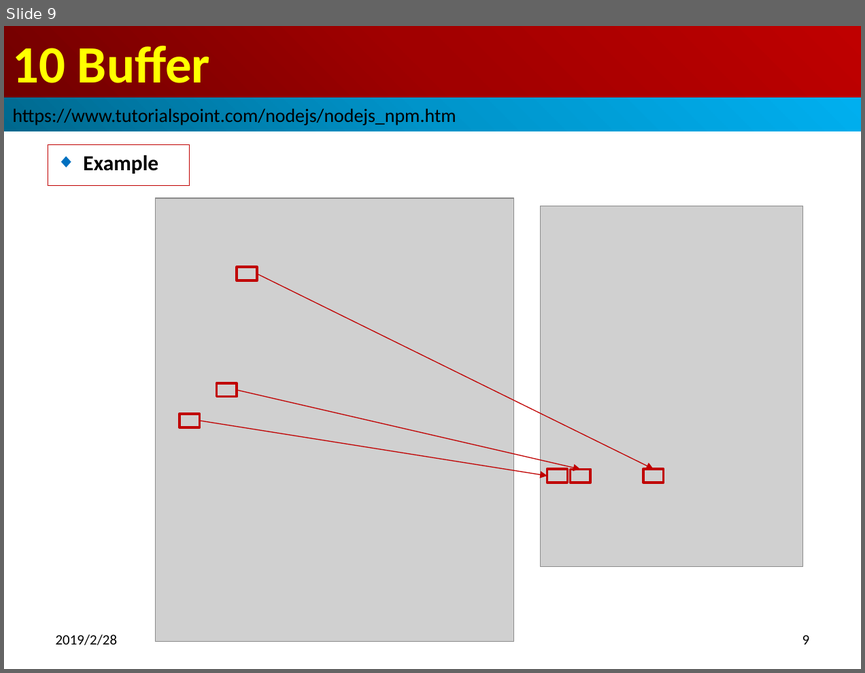
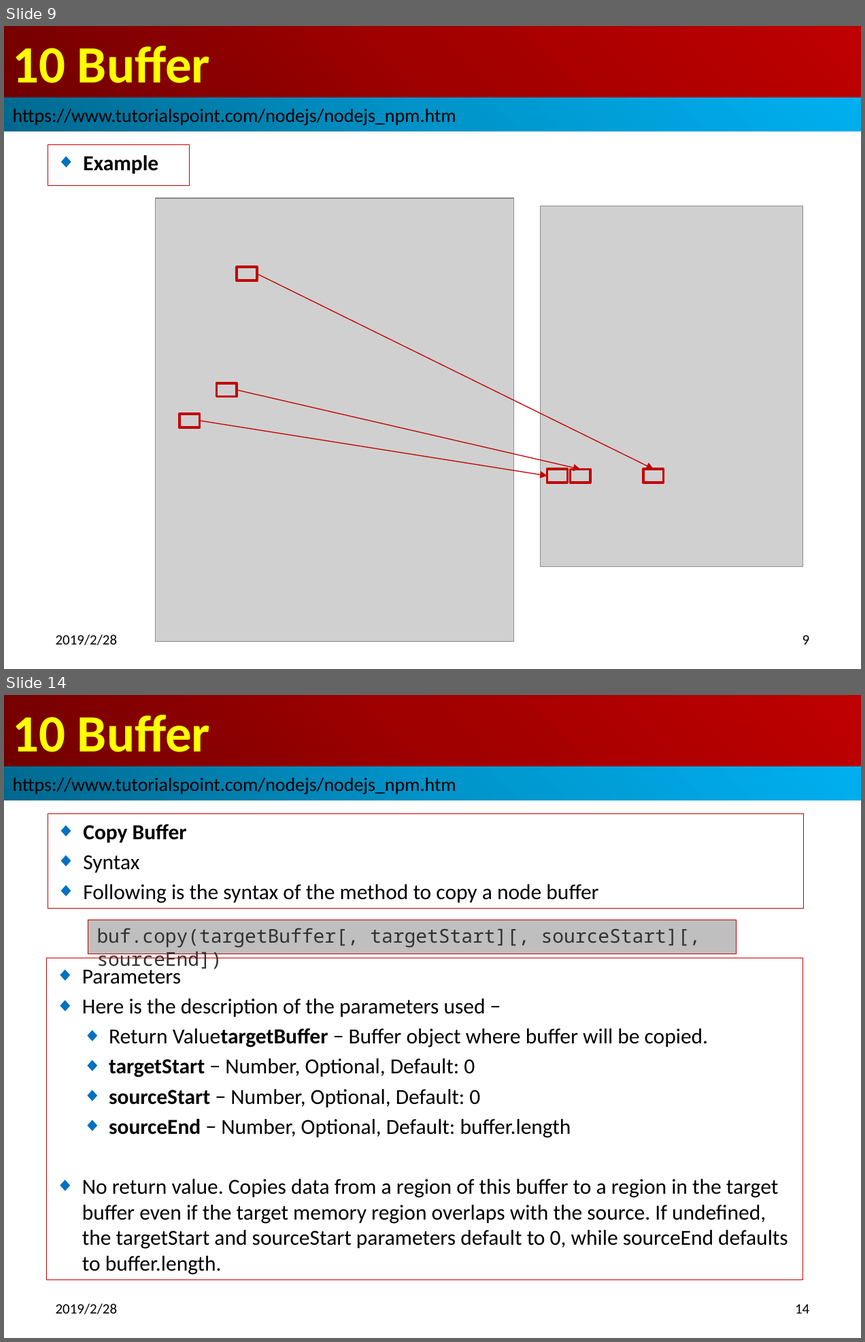
Before and after one commit to peterhchen/100-nodejs-basic, a slide deck: 15_Ch10_Buffer.pptx. Shown one above the other, each under a label of ours: slide 9 before the commit, slides 9 and 14 after it; the slides between them are not shown. The pictures are 865x673 and 865x1342 pixels, drawn with LibreOffice and Linux fonts; fonts in the diff are those of the drawing; grey boxes stand for pictures. Boxes give left, top, right and bottom in pixels: in the first picture for what was removed or moved away, otherwise in the second. Text is boxed around its words. In the diff, an @@ line names an element or a change of style, - is before the commit and + after.

Commit message:
Buffer Operation

```diff
--- a/15_Ch10_Buffer.pptx
+++ b/15_Ch10_Buffer.pptx
@@ slide 14 added at [4, 695, 861, 1338], background #FFFFFF @@
@@ title added at [4, 695, 861, 767], fill gradient #720000 to #A20000 to #C00000, 44 pt, text #FFFF00, bold @@
+10 Buffer
@@ rectangle added at [4, 767, 861, 800], fill gradient #00688E to #0094CA to #00B0F0, 16 pt, text #000000 @@
+https://www.tutorialspoint.com/nodejs/nodejs_npm.htm
@@ rectangle added at [48, 814, 804, 909], outline #C00000 0.75 pt, 18 pt, text #000000 @@
+◆ Copy Buffer
+◆ Syntax
+◆ Following is the syntax of the method to copy a node buffer
@@ rectangle added at [88, 919, 736, 954], fill #BFBFBF, outline #C00000 0.75 pt, 16 pt, text #313131 @@
+buf.copy(targetBuffer[, targetStart][, sourceStart][, sourceEnd])
@@ rectangle added at [47, 958, 802, 1279], outline #C00000 0.75 pt, 18 pt, text #000000 @@
+◆ Parameters
+◆ Here is the description of the parameters used −
+◆ Return ValuetargetBuffer − Buffer object where buffer will be copied.
+◆ targetStart − Number, Optional, Default: 0
+◆ sourceStart − Number, Optional, Default: 0
+◆ sourceEnd − Number, Optional, Default: buffer.length
+◆ No return value. Copies data from a region of this buffer to a region in the target buffer even if the target memory region overlaps with the source. If undefined, the targetStart and sourceStart parameters default to 0, while sourceEnd defaults to buffer.length.
@@ text added at [56, 1303, 118, 1314], 12 pt, text #000000 @@
+2019/2/28
@@ page number added at [795, 1304, 809, 1313], 12 pt, text #000000 @@
+14
```
Also in this commit, not shown: 20 other slides added, 5 other files.
